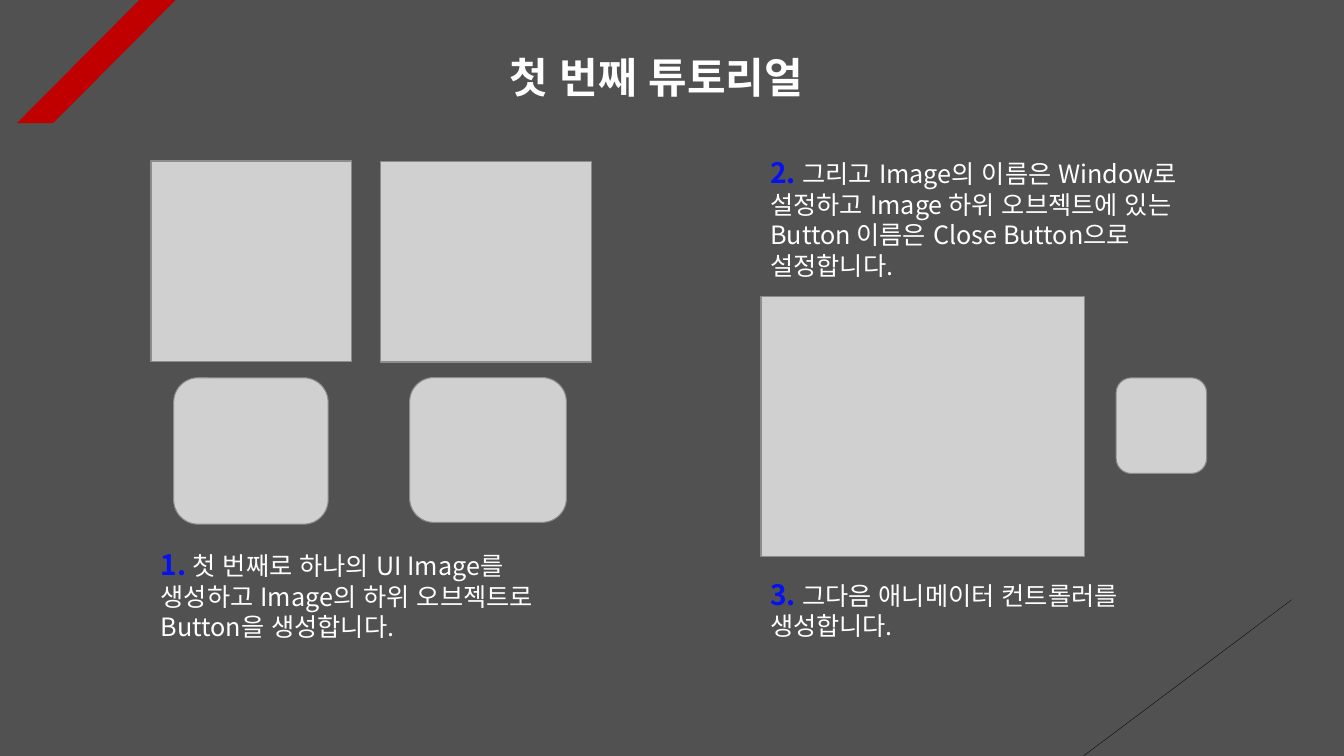
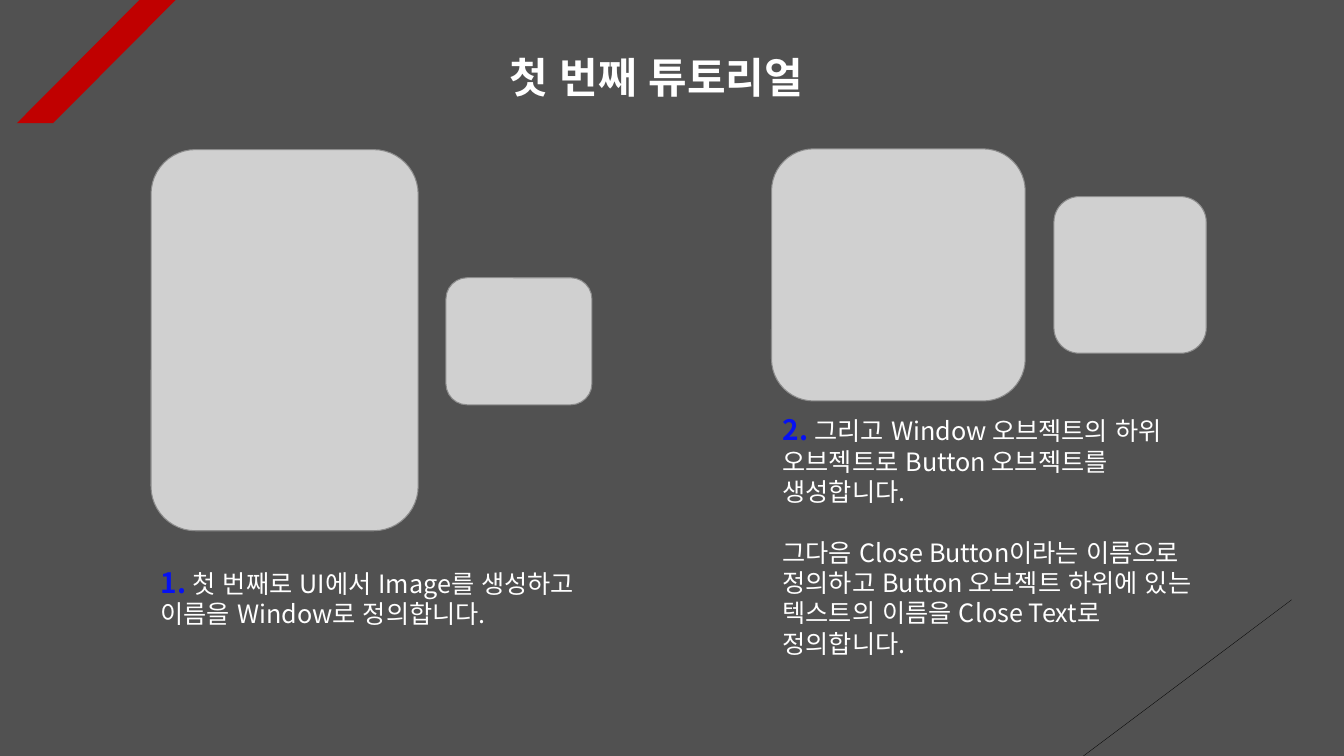
Before and after one commit to Unity2033/3D-UnityEngine, a slide deck: slide 1 of Assets/Class/Animation Clip/PPT Data/Animation Clip Example.pptx. Drawn at 1344x756 pixels with LibreOffice and Linux fonts; fonts in the diff are those of the drawing; grey boxes stand for pictures. Boxes give left, top, right and bottom in pixels: in the first picture for what was removed or moved away, otherwise in the second. Text is boxed around its words. In the diff, an @@ line names an element or a change of style, - is before the commit and + after.

```diff
--- a/Assets/Class/Animation Clip/PPT Data/Animation Clip Example.pptx
+++ b/Assets/Class/Animation Clip/PPT Data/Animation Clip Example.pptx
@@ picture: place and size @@
-picture at <box>151,161,352,362</box>
+picture at <box>151,149,418,530</box>
@@ picture: place and size @@
-picture at <box>380,162,592,363</box>
+picture at <box>771,149,1025,401</box>
@@ text removed at <box>770,162,1178,277</box> @@
-2. 그리고 Image의 이름은 Window로 설정하고 Image 하위 오브젝트에 있는 Button 이름은 Close Button으로 설정합니다.
@@ picture added at <box>1055,197,1207,353</box> @@
@@ picture added at <box>446,278,592,405</box> @@
@@ picture removed at <box>761,297,1085,557</box> @@
@@ picture removed at <box>173,378,328,524</box> @@
@@ picture removed at <box>409,378,567,523</box> @@
@@ picture removed at <box>1116,378,1207,474</box> @@
@@ text at <box>783,419,1191,655</box>: text changed @@
-3. 그다음 애니메이터 컨트롤러를 생성합니다.
+2. 그리고 Window 오브젝트의 하위 오브젝트로 Button 오브젝트를 생성합니다.
+그다음 Close Button이라는 이름으로 정의하고 Button 오브젝트 하위에 있는 텍스트의 이름을 Close Text로 정의합니다.
@@ text at <box>161,572,574,625</box>: text changed @@
-1. 첫 번째로 하나의 UI Image를 생성하고 Image의 하위 오브젝트로 Button을 생성합니다.
+1. 첫 번째로 UI에서 Image를 생성하고 이름을 Window로 정의합니다.
```
Also in this commit, not shown: 8 other slides changed, 14 other files.
